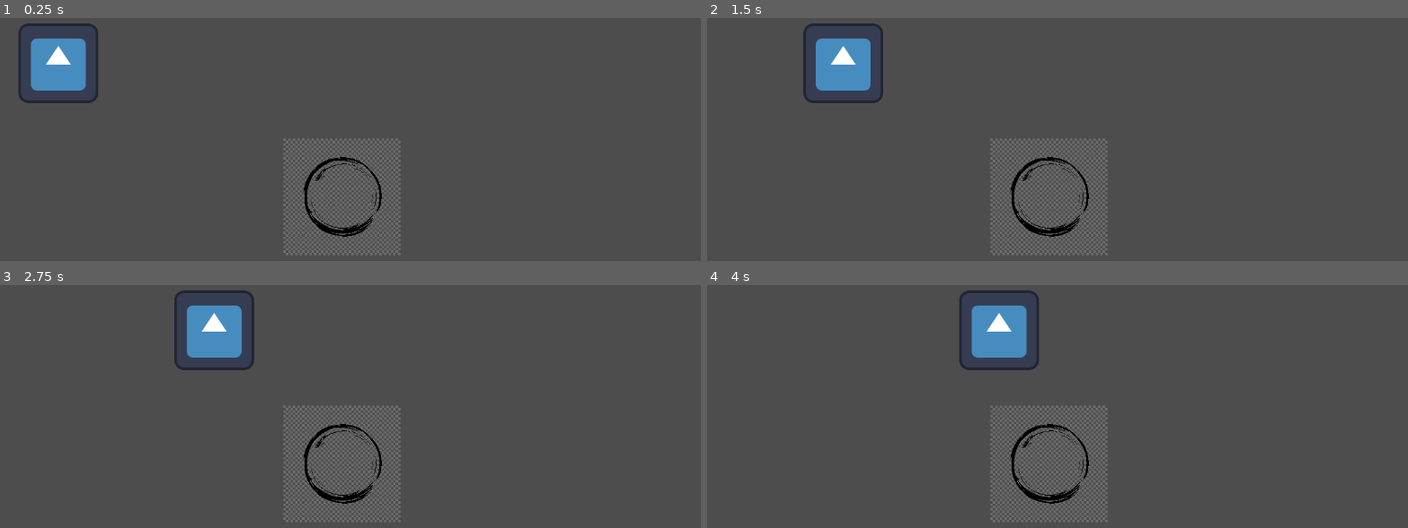
Above: before the commit, frames 1-4 (two rows, left to right).
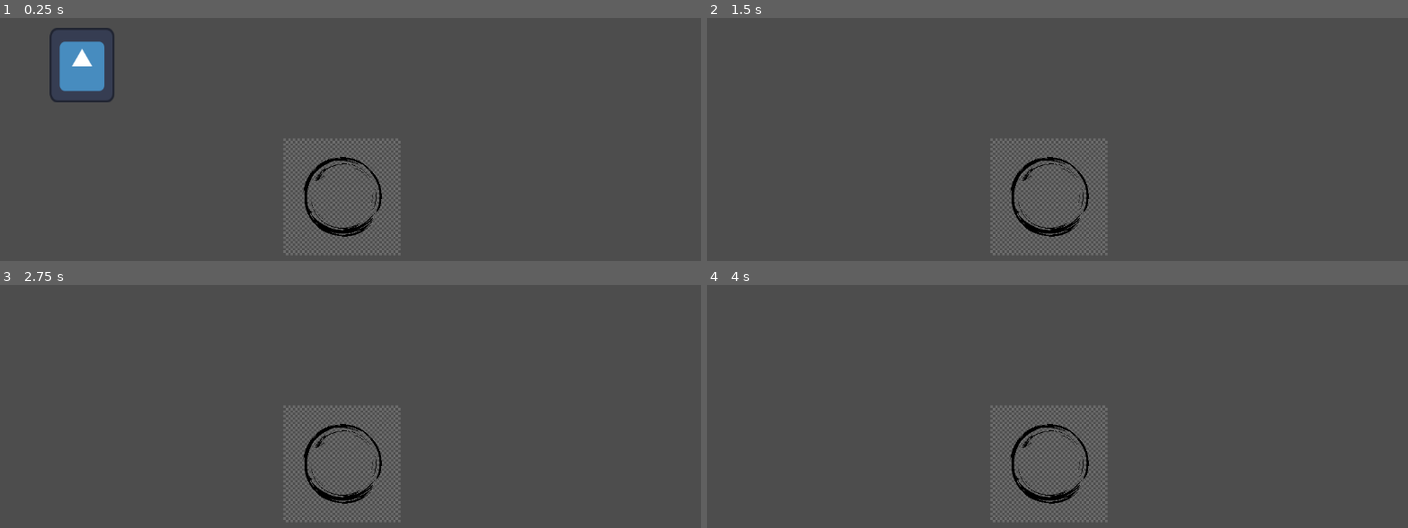
Above: after the commit, the same moments.

Repository: Sacredng/StandaloneLottoDefense
Game: Godot game, scene res://scenes/level.tscn
Two runs of this game, one before a commit and one after it. Both use one fixed random seed, a clock stepped at 60 frames per second and the inputs below. The engine's default icon, where the game draws it, is replaced by a stand-in: a white triangle on a blue panel in a dark square.
Inputs:
- Up to frame 1 (0.25 s): no input
- Up to frame 2 (1.5 s): tap Enter (ui_accept) at 0.5, 1.35 s; hold Enter (ui_accept) 0.53-1.28 s
- Up to frame 3 (2.75 s): tap Enter (ui_accept) at 1.52, 1.82 s; hold Enter (ui_accept) from 2.03 s (still down)
- Up to frame 4 (4 s): release Enter (ui_accept) at 2.78 s; tap Enter (ui_accept) at 2.85, 3.02, 3.32 s; hold Enter (ui_accept) from 3.53 s (still down)

The runs differ from the first frame. In frame 1, 2.2% of the frame differs, in the area x 2-17%, y 2-36%; in frame 2, 2.1%; in frame 3, 2.1%; in frame 4, 2.2%.

Commit message:
Enemy Pathing

Diff:
--- a/standalone-lotto-defense/scenes/level.tscn
+++ b/standalone-lotto-defense/scenes/level.tscn
@@ -1,12 +1,30 @@
 [gd_scene format=3 uid="uid://c2acfjjd212t"]
 
-[ext_resource type="PackedScene" uid="uid://dbjn8g1wok2pp" path="res://scenes/Player/player.tscn" id="1_tumq0"]
-[ext_resource type="PackedScene" uid="uid://cvppoayj8vucs" path="res://scenes/enemies/BasicEnemy.tscn" id="2_w7c3h"]
+[ext_resource type="PackedScene" uid="uid://dbjn8g1wok2pp" path="res://scenes/Player/player.tscn" id="1_k5jlv"]
+[ext_resource type="PackedScene" uid="uid://cvppoayj8vucs" path="res://scenes/enemies/BasicEnemy.tscn" id="2_6vs76"]
+[ext_resource type="Script" uid="uid://b7ayx1mrct061" path="res://scenes/path_follow_2d.gd" id="2_kl8ac"]
+
+[sub_resource type="Curve2D" id="Curve2D_kl8ac"]
+_data = {
+"points": PackedVector2Array(0, 0, 0, 0, -69.25588, 57.257175, 0, 0, 0, 0, 545.8813, 57.257233, 0, 0, 0, 0, 1162.2725, 57.692932, 0, 0, 0, 0, 1168.4037, 560.5916, 0, 0, 0, 0, -80.840904, 560.5916, 0, 0, 0, 0, -75.603966, 57.910812)
+}
+point_count = 6
 
 [node name="Level" type="Node2D" unique_id=424731645]
 
-[node name="Player" parent="." unique_id=104606780 instance=ExtResource("1_tumq0")]
+[node name="Player" parent="." unique_id=104606780 instance=ExtResource("1_k5jlv")]
 position = Vector2(576, 311)
 
-[node name="CharacterBody2D" parent="." unique_id=1586910666 instance=ExtResource("2_w7c3h")]
-position = Vector2(96, 96)
+[node name="Path2D" type="Path2D" parent="." unique_id=302389416]
+position = Vector2(127.811935, 40.966026)
+scale = Vector2(0.8140919, 0.94370663)
+curve = SubResource("Curve2D_kl8ac")
+
+[node name="PathFollow2D" type="PathFollow2D" parent="Path2D" unique_id=1598338059]
+position = Vector2(-69.25588, 57.257175)
+rotates = false
+script = ExtResource("2_kl8ac")
+
+[node name="BasicEnemy" parent="Path2D/PathFollow2D" unique_id=1586910666 instance=ExtResource("2_6vs76")]
+position = Vector2(7.6623535, 4.2709904)
+rotation = -0.00035383407
--- /dev/null
+++ b/standalone-lotto-defense/scenes/path_follow_2d.gd
@@ -0,0 +1,6 @@
+extends PathFollow2D
+
+@export var speed = 400
+
+func _process(delta):
+	progress += speed * delta
--- a/standalone-lotto-defense/scripts/BasicEnemyScript.gd
+++ b/standalone-lotto-defense/scripts/BasicEnemyScript.gd
@@ -1,6 +1,21 @@
 extends CharacterBody2D
 
-@export var speed = 100
+@export var max_health = 10
 
-func _physics_process(delta):
-	position.x += speed * delta
+var current_health
+
+func _ready():
+	current_health = max_health
+
+func take_damage(amount):
+	current_health -= amount
+
+	if current_health <= 0:
+		die()
+
+func die():
+	queue_free()
+
+func _input(event):
+	if event.is_action_pressed("ui_accept"):
+		take_damage(5)
Not shown, added: standalone-lotto-defense/scenes/path_follow_2d.gd.uid
